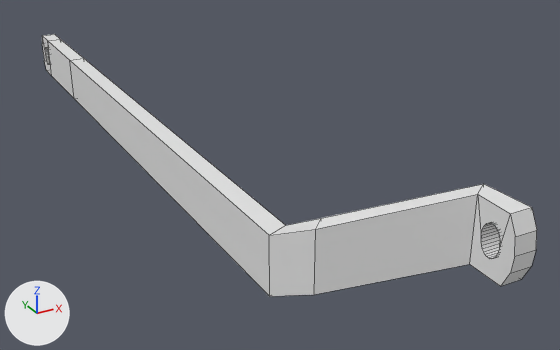
An edit to the Blender file blender/stable/animatronic-eyes/EYE-MECH-v0.21.2/SYLVIE-0.21.2-REV1-ANIM-EYES-PULLEY-2.blend, drawn before and after from the same camera.
Rendered twice from a camera (50 mm lens) standing at (-26.8, -84.5, 31.4) and looking at (11.4, -15.1, -3.4). The axes (+X, +Y, +Z) are drawn at lower left. The lights are the same throughout. Mesh edges are drawn as thin lines.
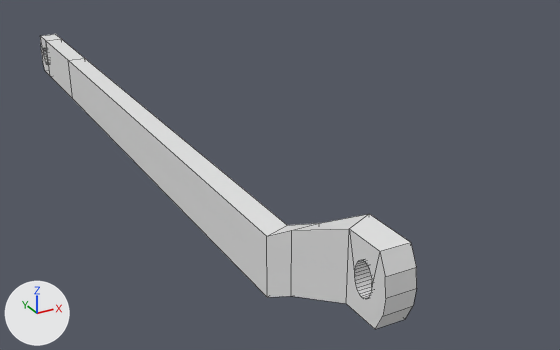
Boxes [x1, y1, x2, y2] around the edits, measured in the pictures (560 x 350 px; the box of a moved part takes in the faces that stretch with it):
'Cube.012', reshaped (24% narrower, 13% taller)
    before: [42, 34, 537, 296]
    after: [40, 34, 417, 329]
part 1 of me_cube_002, moved or reshaped
    before: [470, 195, 515, 286]
    after: [346, 229, 386, 329]
part 2 of me_cube_002, moved or reshaped
    before: [485, 208, 537, 286]
    after: [360, 242, 417, 329]
part 3 of me_cube_002, moved or reshaped
    before: [478, 184, 532, 254]
    after: [349, 214, 410, 294]
part 4 of me_cube_002, moved or reshaped
    before: [269, 194, 478, 296]
    after: [267, 229, 349, 304]
part 5 of me_cube_002, moved or reshaped
    before: [271, 184, 484, 235]
    after: [268, 214, 368, 236]
part 6 of me_cube_002, moved or reshaped
    before: [42, 34, 286, 296]
    after: [40, 34, 287, 297]

Diff of the bpy script that builds the scene:
```diff
--- a/blender/stable/animatronic-eyes/EYE-MECH-v0.21.2/SYLVIE-0.21.2-REV1-ANIM-EYES-PULLEY-2.blend.py
+++ b/blender/stable/animatronic-eyes/EYE-MECH-v0.21.2/SYLVIE-0.21.2-REV1-ANIM-EYES-PULLEY-2.blend.py
@@ me_cube_002 @@
 me_cube_002.from_pydata(...)  # 168 vertices, 100 faces; spans x -0.009..0.044, y -0.232..0.164, z -0.011..0.038
 # used by ob_cube_012; location = (0.0, 0.0, 0.0); scale = (228.0, 228.0, 228.0)
+# me_cube_002 part 1: all 39 vertices in x 0.036..0.037, y -0.232..-0.214, z 0.014..0.038 are moved by (-0.046, 0.0, 0.0)
+# me_cube_002 part 2: all 26 vertices in x 0.044, y -0.232..-0.22, z 0.014..0.038 are moved by (-0.044, 0.0, 0.0)
+# me_cube_002 part 3: all 13 vertices in x 0.044, y -0.219..-0.209, z 0.014..0.038 are moved by (-0.043, 0.0, 0.0)
+# me_cube_002 part 4: all 2 vertices in x -0.003, y -0.185, z -0.001..0.023 are moved by (-0.007, 0.003, 0.0)
+# me_cube_002 part 5: all 2 vertices in x 0.003, y -0.179, z -0.001..0.023 are moved by (-0.003, -0.003, 0.0)
+# me_cube_002 part 6: all 43 vertices in x -0.009, y -0.165..0.164, z -0.011..0.013 are moved by (-0.001, 0.0, 0.0)
```
